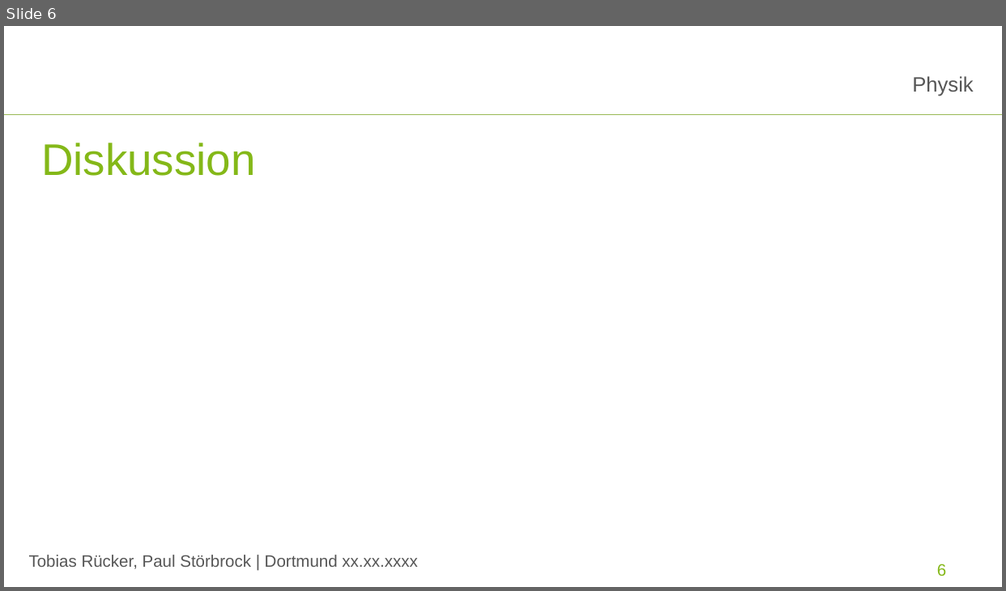
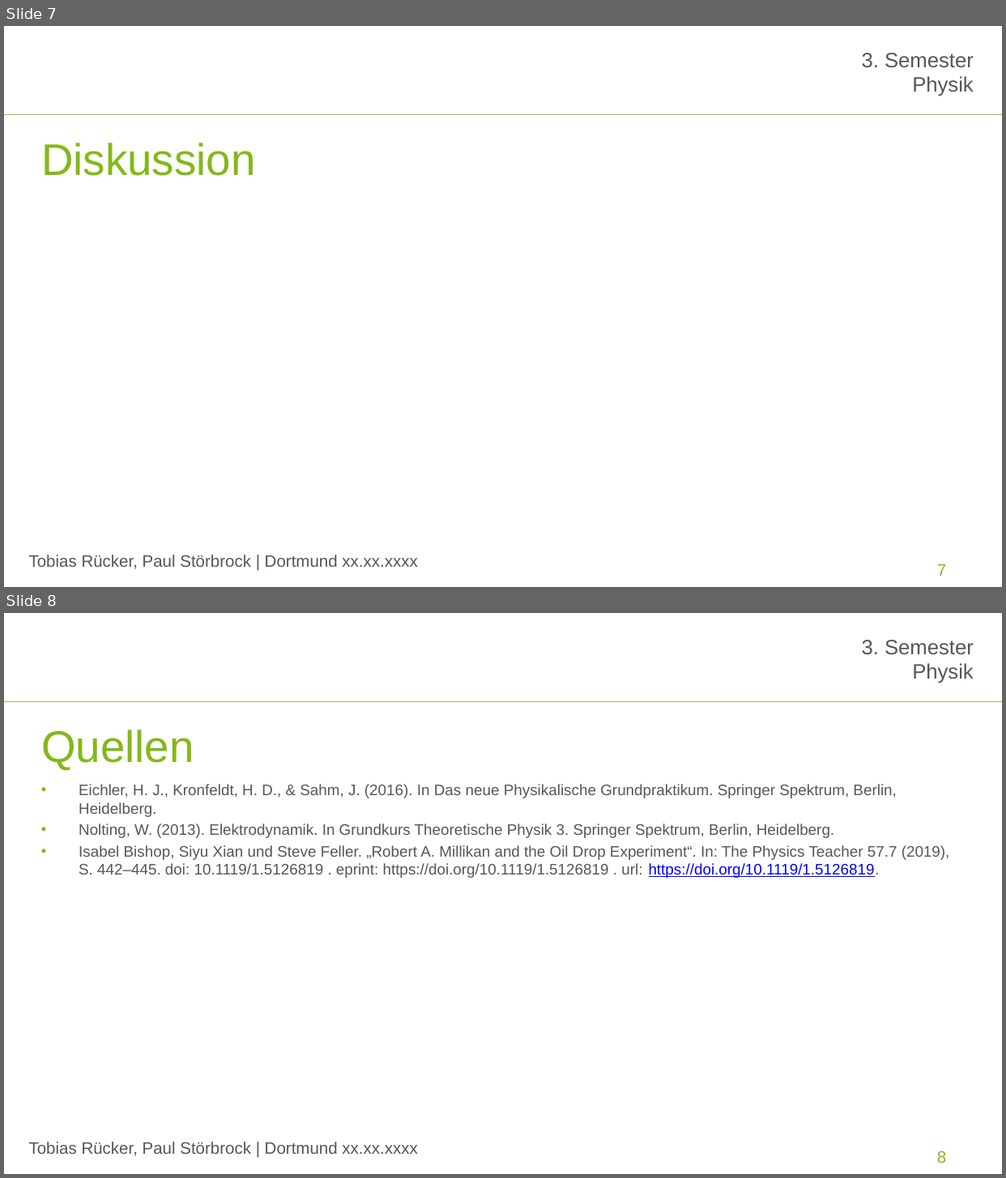
Before and after one commit to paul-stoerbrock/Praktikum, a slide deck: SV/SV_Millikan.pptx. Shown one above the other, each under a label of ours: slide 6 before the commit, slides 7 and 8 after it. The pictures are 1006x591 and 1006x1178 pixels, drawn with LibreOffice and Linux fonts; fonts in the diff are those of the drawing; background and template pictures are left out. Boxes give left, top, right and bottom in pixels: in the first picture for what was removed or moved away, otherwise in the second. Text is boxed around its words. In the diff, an @@ line names an element or a change of style, - is before the commit and + after.

```diff
--- a/SV/SV_Millikan.pptx
+++ b/SV/SV_Millikan.pptx
@@ slide 8 added at box(4, 613, 1002, 1174), background #FFFFFF; not listed: 3 template elements that a slide beside it also shows @@
@@ title added at box(41, 730, 194, 770), 32 pt, text #84B818 @@
+Quellen
@@ text added at box(79, 784, 950, 878), 11 pt, text #565656 @@
+• Eichler, H. J., Kronfeldt, H. D., & Sahm, J. (2016). In Das neue Physikalische Grundpraktikum. Springer Spektrum, Berlin, Heidelberg.
+• Nolting, W. (2013). Elektrodynamik. In Grundkurs Theoretische Physik 3. Springer Spektrum, Berlin, Heidelberg.
+• Isabel Bishop, Siyu Xian und Steve Feller. „Robert A. Millikan and the Oil Drop Experiment“. In: The Physics Teacher 57.7 (2019), S. 442–445. doi: 10.1119/1.5126819 . eprint: https://doi.org/10.1119/1.5126819 . url: https://doi.org/10.1119/1.5126819.
@@ page number added at box(937, 1151, 946, 1164), 12 pt, text #84B818 @@
+8
@@ what was slide 6 is now slide 7 @@
@@ slide 7 changed as well @@
@@ text "3. Semester": place and size @@
-text "3. Semester" at box(912, 76, 973, 96)
+text "3. Semester" at box(862, 53, 974, 96)
@@ text at box(862, 53, 974, 68): paragraph added @@
+3. Semester
@@ page number at box(937, 565, 946, 576): text changed @@
-6
+7
```
Also in this commit, not shown: 5 other slides changed, 1 other slide added, 1 slide removed.
